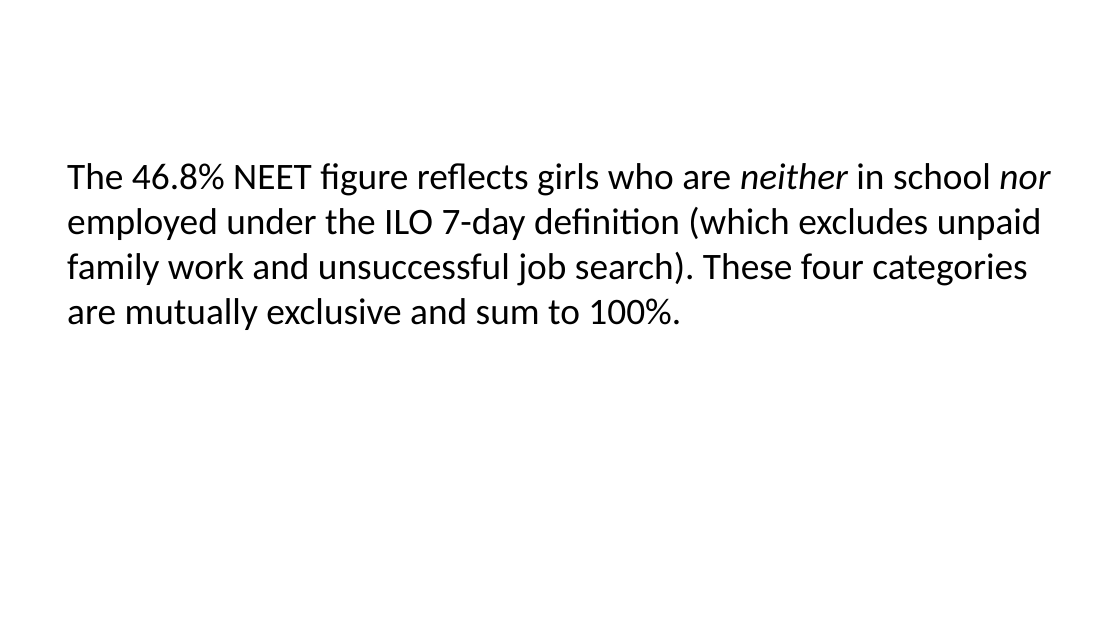
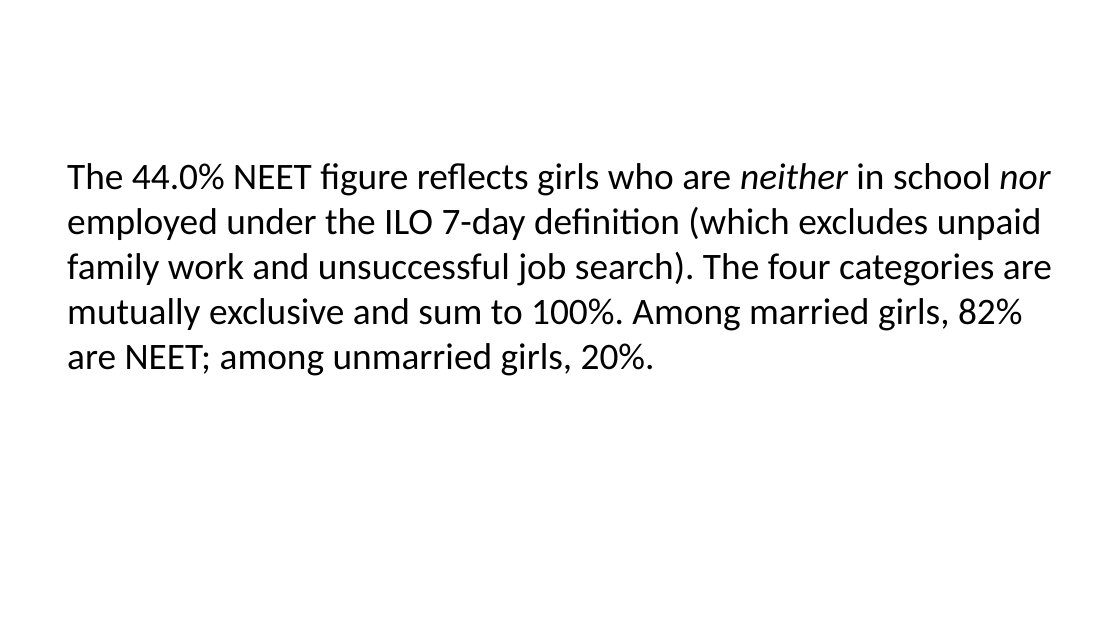
Before and after one commit to hgrueso/nepal-cost-of-inaction, a slide deck: slide 15 of reports/nepal_slides_en.pptx (slide 13 before the commit). Drawn at 1120x630 pixels with LibreOffice and Linux fonts; fonts in the diff are those of the drawing. Boxes give left, top, right and bottom in pixels: in the first picture for what was removed or moved away, otherwise in the second. Text is boxed around its words. In the diff, an @@ line names an element or a change of style, - is before the commit and + after.

```diff
--- a/reports/nepal_slides_en.pptx
+++ b/reports/nepal_slides_en.pptx
@@ text at box(67, 163, 1052, 376): text changed @@
-The 46.8% NEET figure reflects girls who are neither in school nor employed under the ILO 7-day definition (which excludes unpaid family work and unsuccessful job search). These four categories are mutually exclusive and sum to 100%.
+The 44.0% NEET figure reflects girls who are neither in school nor employed under the ILO 7-day definition (which excludes unpaid family work and unsuccessful job search). The four categories are mutually exclusive and sum to 100%. Among married girls, 82% are NEET; among unmarried girls, 20%.
```
Also in this commit, not shown: 20 other slides changed, 15 slides added, 5 slides removed, 14 other files.
